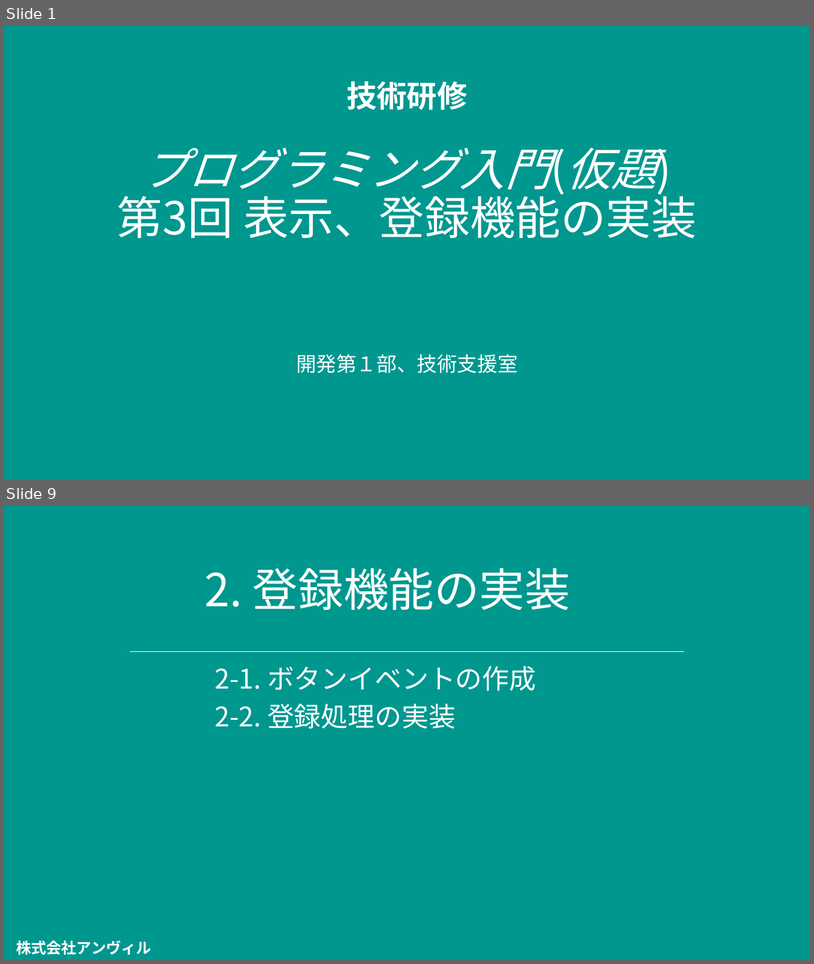
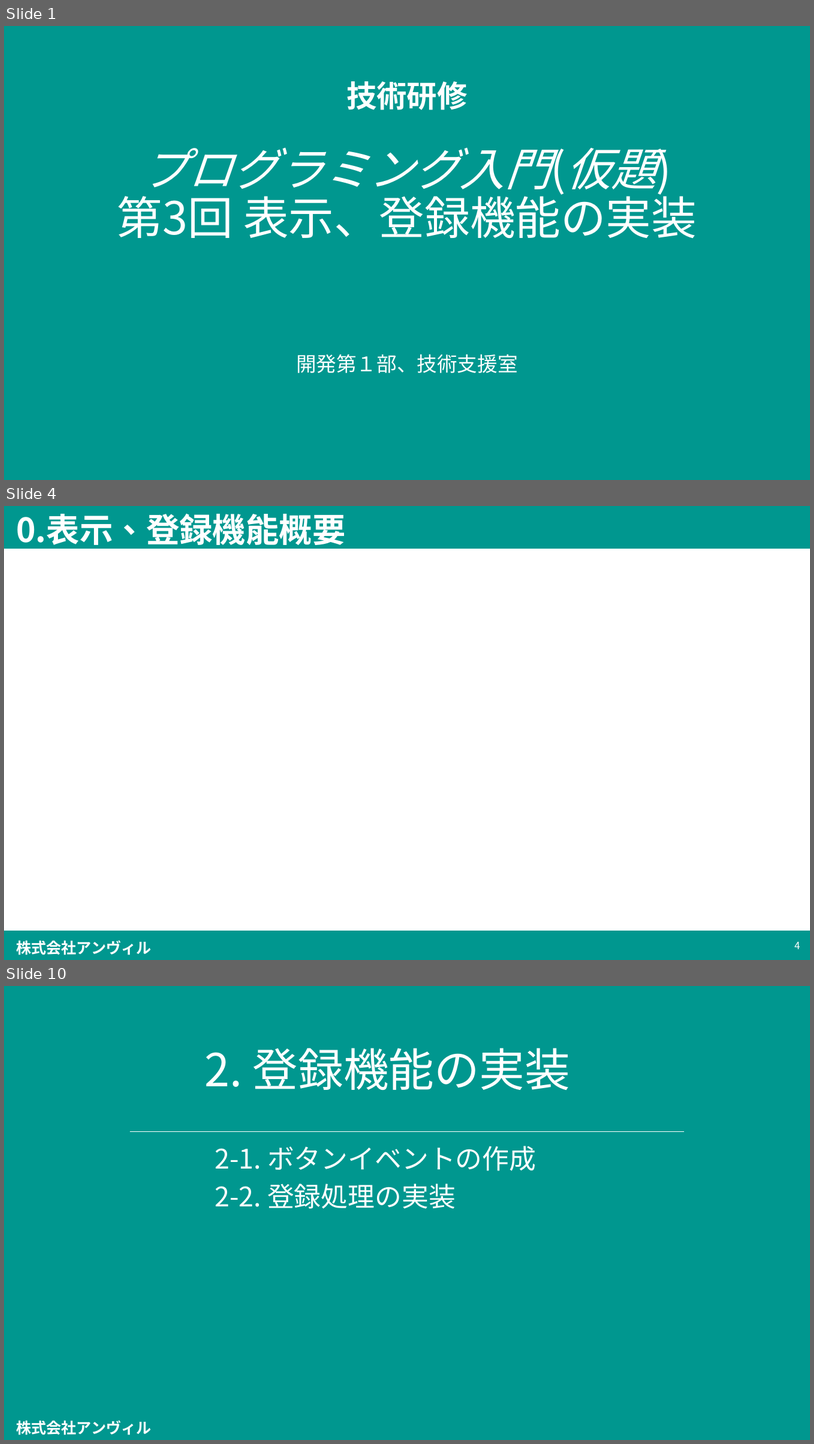
Before and after one commit to simada-anvil/trainingSample, a slide deck: trainingSample/[Anvil]プログラミング入門(仮題) (第1.0版) .pptx. Shown one above the other, each under a label of ours: slides 1 and 9 before the commit, slides 1, 4 and 10 after it; the slides between them are not shown. The pictures are 814x964 and 814x1444 pixels, drawn with LibreOffice and Linux fonts; fonts in the diff are those of the drawing; background and template pictures are left out. Boxes give left, top, right and bottom in pixels: in the first picture for what was removed or moved away, otherwise in the second. Text is boxed around its words. In the diff, an @@ line names an element or a change of style, - is before the commit and + after.

```diff
--- a/trainingSample/[Anvil]プログラミング入門(仮題) (第1.0版) .pptx
+++ b/trainingSample/[Anvil]プログラミング入門(仮題) (第1.0版) .pptx
@@ slide 4 added at (4, 506, 810, 960), background #FFFFFF; not listed: 1 template element that a slide beside it also shows @@
@@ rectangle added at (4, 506, 810, 548), fill #00978F, outline #00978F 1 pt @@
@@ title added at (16, 513, 346, 550), 39.6 pt, text #FFFFFF, bold @@
+0.表示、登録機能概要
@@ rectangle added at (4, 931, 810, 960), fill #00978F, outline #00978F 1 pt @@
@@ page number added at (795, 941, 800, 949), 12 pt, text #FFFFFF @@
+4
@@ what was slide 9 is now slide 10 @@
```
Also in this commit, not shown: 5 slides changed, 1 other slide added, 1 slide removed, 1 other file.
